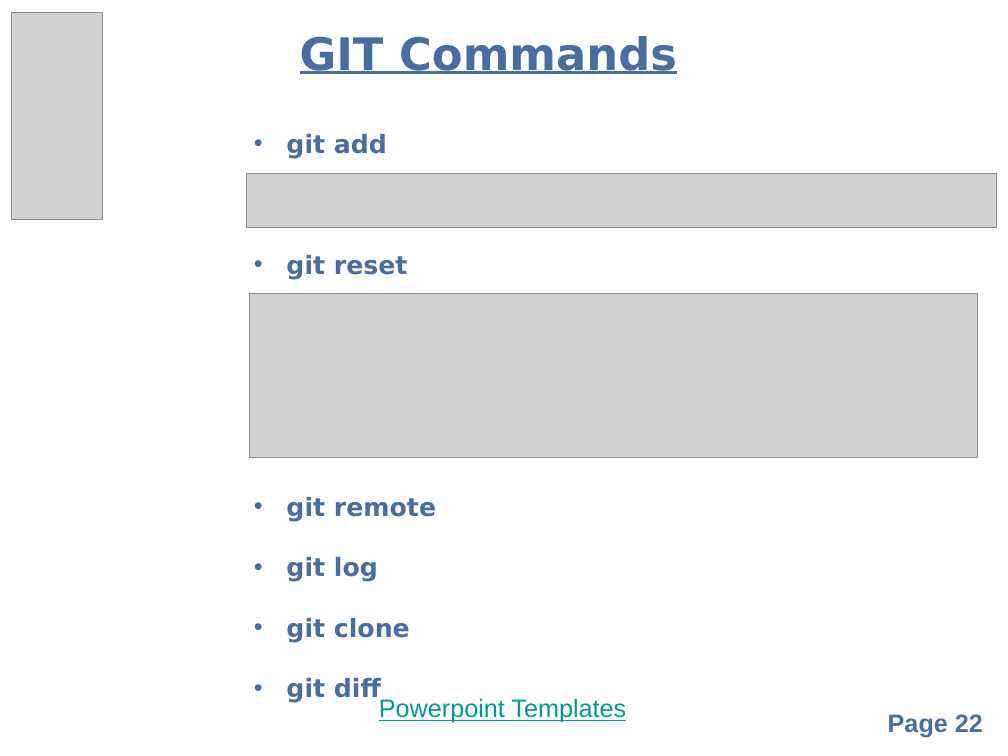
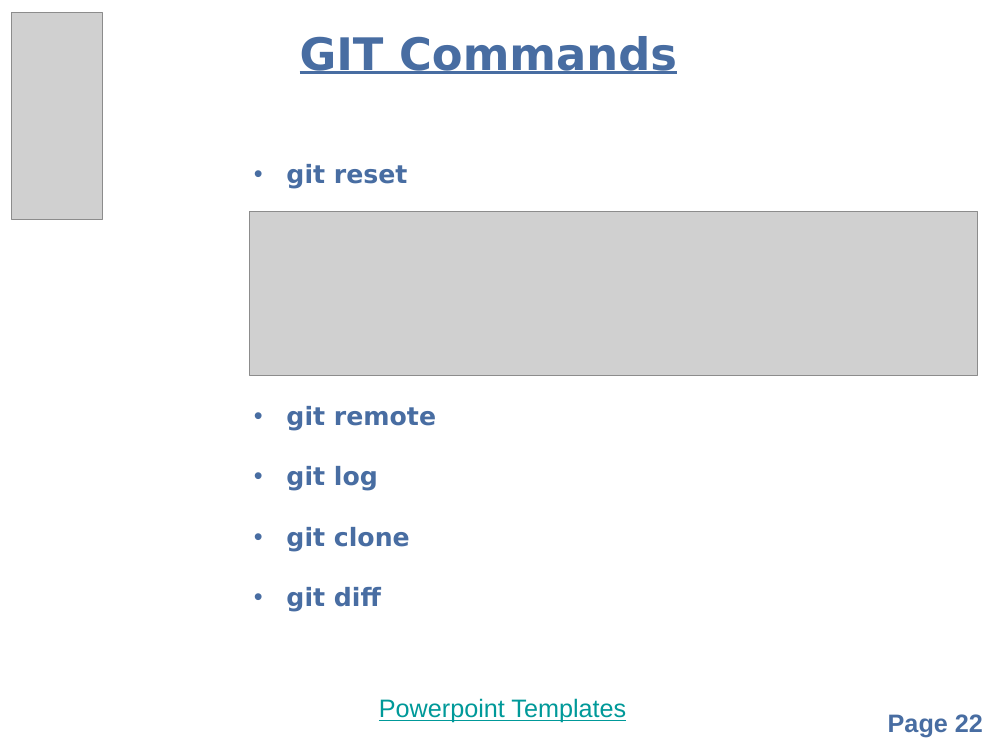
Before and after one commit to balarkrishnan/organizational, a slide deck: slide 22 of GitHub.pptx. Drawn at 1008x756 pixels with LibreOffice and Linux fonts; fonts in the diff are those of the drawing; grey boxes stand for pictures; background and template pictures are left out. Boxes give left, top, right and bottom in pixels: in the first picture for what was removed or moved away, otherwise in the second. Text is boxed around its words. In the diff, an @@ line names an element or a change of style, - is before the commit and + after.

```diff
--- a/GitHub.pptx
+++ b/GitHub.pptx
@@ text at bbox=[286, 134, 387, 159]: paragraph removed @@
-• git add
@@ picture removed at bbox=[246, 173, 996, 228] @@
@@ picture: place and size @@
-picture at bbox=[250, 293, 978, 457]
+picture at bbox=[250, 212, 978, 375]
```
Also in this commit, not shown: 3 other slides changed.
